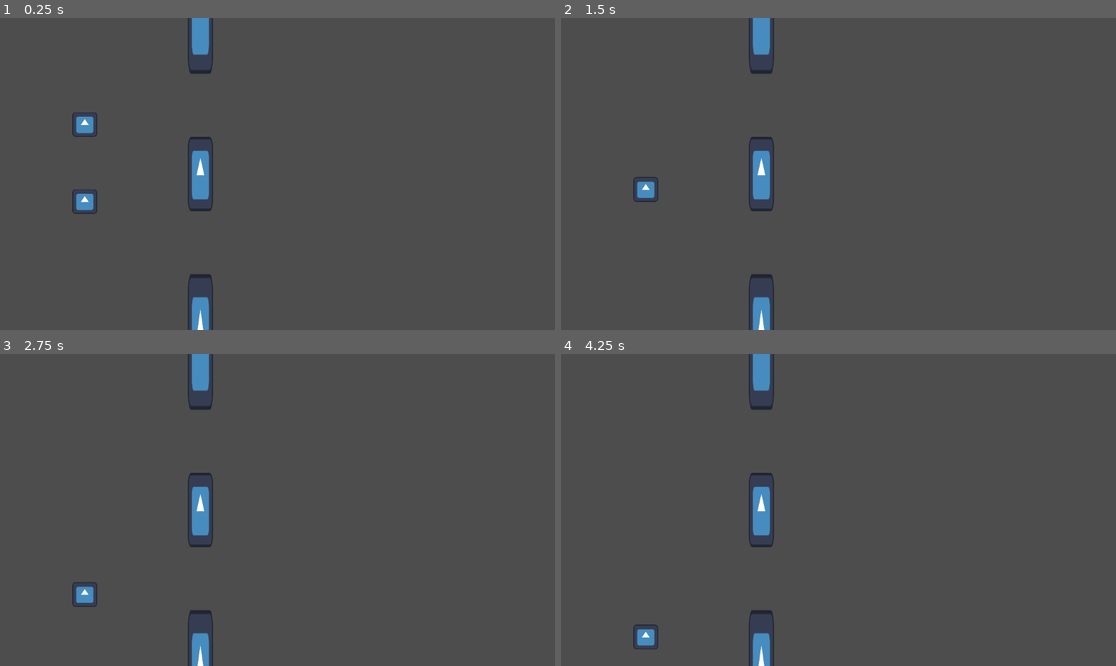
Above: before the commit, frames 1-4 (two rows, left to right).
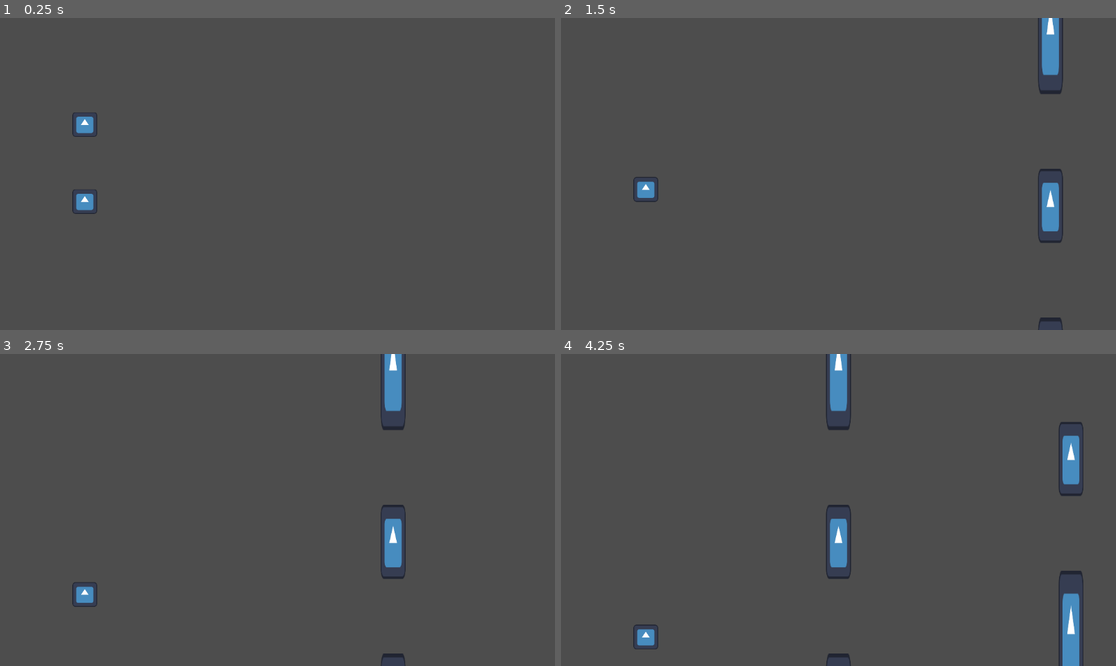
Above: after the commit, the same moments.

Repository: jnmcallister/frivolous-birds
Game: Godot game, scene res://Scenes/game.tscn
The game is run twice, just before and just after one commit, with the same random seed, the same clock (stepped at 60 frames per second) and the same inputs. The engine's default icon, where the game draws it, is replaced by a stand-in: a white triangle on a blue panel in a dark square.
Inputs (mouse positions are in pixels of both pictures, inside the frame that each line leads up to):
- Up to frame 1 (0.25 s): no input
- Up to frame 2 (1.5 s): move the mouse to (960, 158) at 0.52 s; click (960, 158) at 0.77 s; move the mouse to (727, 189) at 1.27 s
- Up to frame 3 (2.75 s): click (166, 525) at 1.52 s; move the mouse to (333, 441) at 2.02 s
- Up to frame 4 (4.25 s): move the mouse to (810, 572) at 2.77 s; click (810, 572) at 3.02 s; move the mouse to (1005, 556) at 3.52 s; click (1005, 556) at 3.77 s

The runs differ from the first frame. In frame 1, 1.6% of the frame differs, in the area x 33-39%, y 0-100%; in frame 2, 3.0%; in frame 3, 3.1%; in frame 4, 4.6%, in the area x 33-95%, y 0-100%.

Commit message:
Add pipe movement and spawning
Pipes move left and spawn every 3 seconds.

Diff:
--- a/Scenes/game.tscn
+++ b/Scenes/game.tscn
@@ -1,8 +1,8 @@
 [gd_scene load_steps=5 format=3 uid="uid://br6454hx8ajer"]
 
 [ext_resource type="PackedScene" uid="uid://daajos2gmdvfu" path="res://Scenes/player.tscn" id="1_ebmjs"]
-[ext_resource type="PackedScene" uid="uid://ifxgca25kcf1" path="res://Scenes/triple_pipe.tscn" id="3_3dryh"]
 [ext_resource type="PackedScene" uid="uid://d12csarb4j7pb" path="res://Scenes/killzone.tscn" id="3_wrm1d"]
+[ext_resource type="PackedScene" uid="uid://bl2arrksj63td" path="res://Scenes/pipe_spawner.tscn" id="4_3dryh"]
 
 [sub_resource type="WorldBoundaryShape2D" id="WorldBoundaryShape2D_3dryh"]
 
@@ -24,10 +24,10 @@
 [node name="Environment" type="Node" parent="."]
 
 [node name="FloorKillzone" parent="Environment" instance=ExtResource("3_wrm1d")]
+position = Vector2(0, 810)
 
 [node name="CollisionShape2D" type="CollisionShape2D" parent="Environment/FloorKillzone"]
-position = Vector2(0, 562)
 shape = SubResource("WorldBoundaryShape2D_3dryh")
 
-[node name="TriplePipe" parent="Environment" instance=ExtResource("3_3dryh")]
-position = Vector2(600, 0)
+[node name="PipeSpawner" parent="Environment" instance=ExtResource("4_3dryh")]
+position = Vector2(2700, 0)
--- /dev/null
+++ b/Scenes/pipe_spawner.tscn
@@ -0,0 +1,12 @@
+[gd_scene load_steps=2 format=3 uid="uid://bl2arrksj63td"]
+
+[ext_resource type="Script" uid="uid://cxho6guopoge0" path="res://Scripts/pipe_spawner.gd" id="1_uc0l5"]
+
+[node name="PipeSpawner" type="Node2D"]
+script = ExtResource("1_uc0l5")
+
+[node name="Timer" type="Timer" parent="."]
+wait_time = 3.0
+autostart = true
+
+[connection signal="timeout" from="Timer" to="." method="_on_timer_timeout"]
--- a/Scenes/player.tscn
+++ b/Scenes/player.tscn
@@ -8,7 +8,7 @@
 
 [node name="player1" type="CharacterBody2D"]
 collision_layer = 2
-collision_mask = 3
+collision_mask = 7
 script = ExtResource("1_cvnsp")
 
 [node name="Sprite2D" type="Sprite2D" parent="."]
--- a/Scenes/triple_pipe.tscn
+++ b/Scenes/triple_pipe.tscn
@@ -1,16 +1,19 @@
-[gd_scene load_steps=2 format=3 uid="uid://ifxgca25kcf1"]
+[gd_scene load_steps=3 format=3 uid="uid://ifxgca25kcf1"]
 
+[ext_resource type="Script" uid="uid://cucqyqmyjwmro" path="res://Scripts/pipe_movement.gd" id="1_mi0ht"]
 [ext_resource type="PackedScene" uid="uid://da6qc5wdt7kgd" path="res://Scenes/pipe_segment.tscn" id="1_qn1ws"]
 
 [node name="TriplePipe" type="Node2D"]
+script = ExtResource("1_mi0ht")
 
 [node name="TopSegment" parent="." instance=ExtResource("1_qn1ws")]
-position = Vector2(0, -840)
+position = Vector2(0, -900)
 scale = Vector2(1, 5)
 
 [node name="MiddleSegment" parent="." instance=ExtResource("1_qn1ws")]
 scale = Vector2(1, 3)
 
 [node name="BottomSegment" parent="." instance=ExtResource("1_qn1ws")]
-position = Vector2(0, 840)
+position = Vector2(0, 900)
 scale = Vector2(1, 5)
+collision_layer = 4
--- /dev/null
+++ b/Scripts/pipe_movement.gd
@@ -0,0 +1,8 @@
+extends Node2D
+
+
+const speed: float = -400;
+
+func _physics_process(delta: float) -> void:
+	# Move pipe
+	position.x += speed * delta;
--- /dev/null
+++ b/Scripts/pipe_spawner.gd
@@ -0,0 +1,25 @@
+extends Node2D
+
+
+# Get pipes
+const PIPE_SCENE_TRIPLE = preload("res://Scenes/triple_pipe.tscn")
+
+var pipe_elevation_max: float = 270
+
+@onready var timer: Timer = $Timer
+
+# Called when the node enters the scene tree for the first time.
+func _ready() -> void:
+	create_pipe()
+
+
+func create_pipe() -> void:
+	var new_pipe = PIPE_SCENE_TRIPLE.instantiate()
+	add_child(new_pipe)
+
+	# Set y position randomly
+	new_pipe.position.y = randf_range(-pipe_elevation_max, pipe_elevation_max)
+
+
+func _on_timer_timeout() -> void:
+	create_pipe() # TODO - Add object pooling
Not shown, added: Scripts/pipe_movement.gd.uid
Not shown, added: Scripts/pipe_spawner.gd.uid
